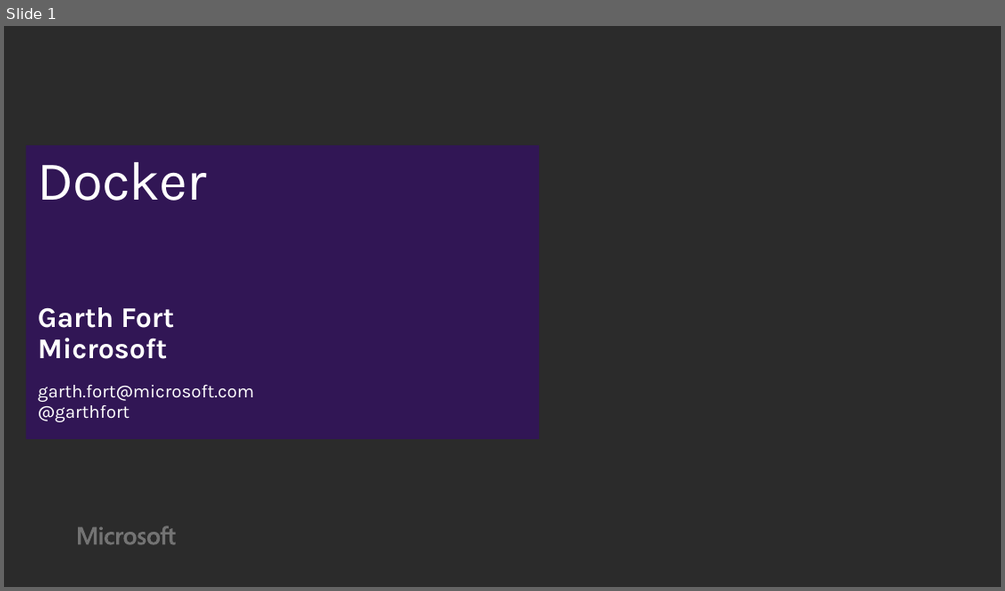
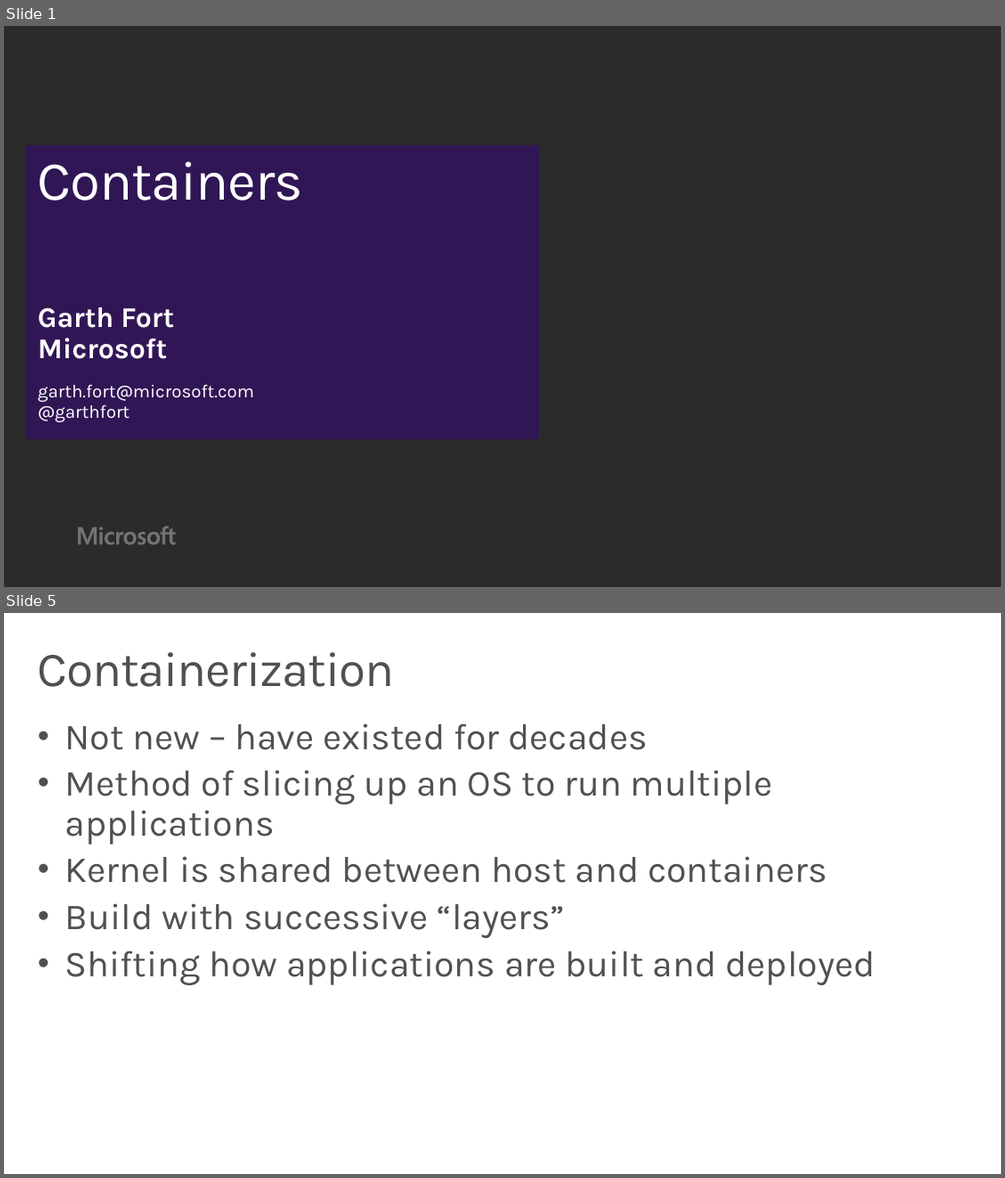
Before and after one commit to wely/DevCamp, a slide deck: Presentation/Module07-Docker.pptx. Shown one above the other, each under a label of ours: slide 1 before the commit, slides 1 and 5 after it; the slides between them are not shown. The pictures are 1005x591 and 1005x1178 pixels, drawn with LibreOffice and Linux fonts; fonts in the diff are those of the drawing; background and template pictures are left out; a plain dark background stands for a picture behind light text. Boxes give left, top, right and bottom in pixels: in the first picture for what was removed or moved away, otherwise in the second. Text is boxed around its words. In the diff, an @@ line names an element or a change of style, - is before the commit and + after.

```diff
--- a/Presentation/Module07-Docker.pptx
+++ b/Presentation/Module07-Docker.pptx
@@ slide 5 added at [4, 613, 1001, 1174], background #FFFFFF @@
@@ title added at [38, 652, 394, 687], 48 pt, text #505050 @@
+Containerization
@@ text added at [65, 723, 874, 985], 36 pt, text #505050 @@
+• Not new – have existed for decades
+• Method of slicing up an OS to run multiple applications
+• Kernel is shared between host and containers
+• Build with successive “layers”
+• Shifting how applications are built and deployed
@@ slide 1 changed as well @@
@@ title at [38, 161, 303, 200]: text changed @@
-Docker
+Containers
```
Also in this commit, not shown: 27 other slides added, 1 slide removed.
